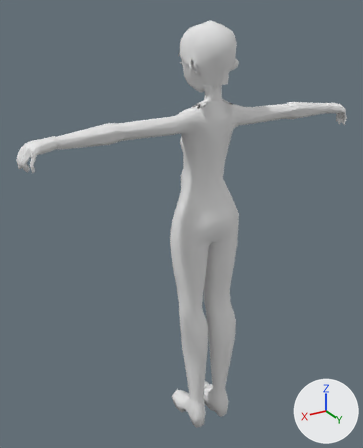
The Blender file GameBase/GameBase/assets/models/Characters/Izzy.blend, before and after one commit.
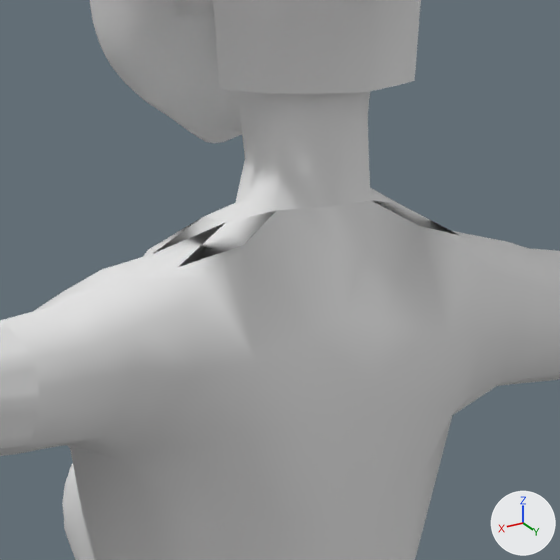
Each version appears first whole from a camera (50 mm lens) standing at (0.655, 0.978, 1.106) and looking at (0.037, -0.053, 0.591), and next in a close-up on the part from 47% to 68% of the width and 16% to 33% of the height. Arrows for +X, +Y and +Z are at lower right; the lights stay in place.

Objects in the first close-up: 'Body', 'Hair', 'Head'.
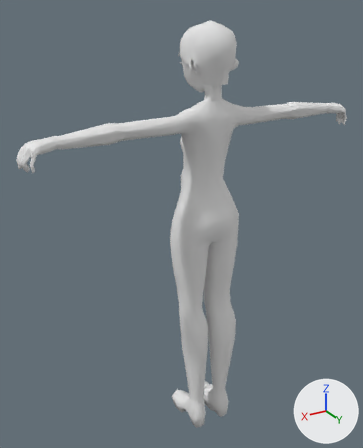
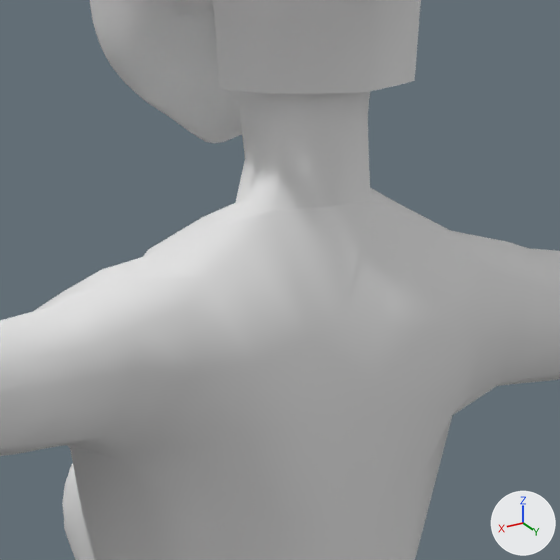
Where the change shows, as pixel boxes (x1, y1, x2, y2) in the close-ups (560 x 560 px; the box of a moved part takes in the faces that stretch with it):
part 1 of me_eyebrows_002, moved or reshaped
    both: (0, 200, 560, 456)

The change, as a diff of the scene's bpy script:
```diff
--- a/GameBase/GameBase/assets/models/Characters/Izzy.blend.py
+++ b/GameBase/GameBase/assets/models/Characters/Izzy.blend.py
@@ me_eyebrows_002 @@
 # used by ob_body; location = (0.0, 0.0, 0.0); rotation_euler = (1.571, 0.0, 0.0), in degrees (90, 0, 0); scale = (0.1, 0.1, 0.1)
-me_eyebrows_002.from_pydata(...)  # 4927 vertices, 9680 faces, 1 loose edge; spans x -4.43..4.43, y 0.0..9.98, z -0.69..0.8
+me_eyebrows_002.from_pydata(...)  # 4869 vertices, 9690 faces, 4 loose edges; spans x -4.43..4.43, y 0.0..9.98, z -0.69..0.8
+# me_eyebrows_002 part 1
+# 26 vertices are removed from x -1.08..1.08, y 8.49..8.87, z -0.39..0.01
+# 121 faces are deleted
+# 1 vertex is added at (-1.03, 8.54, -0.1)
+# 2 loose edges are added
+# 105 new faces join them, mat_uniform (its picture is missing), smooth
+# 6 new faces join them, mat_eyebrowl_001 (its picture is missing), smooth
 me_eyebrows_002.materials.append(mat_eyebrowl_001)
```
